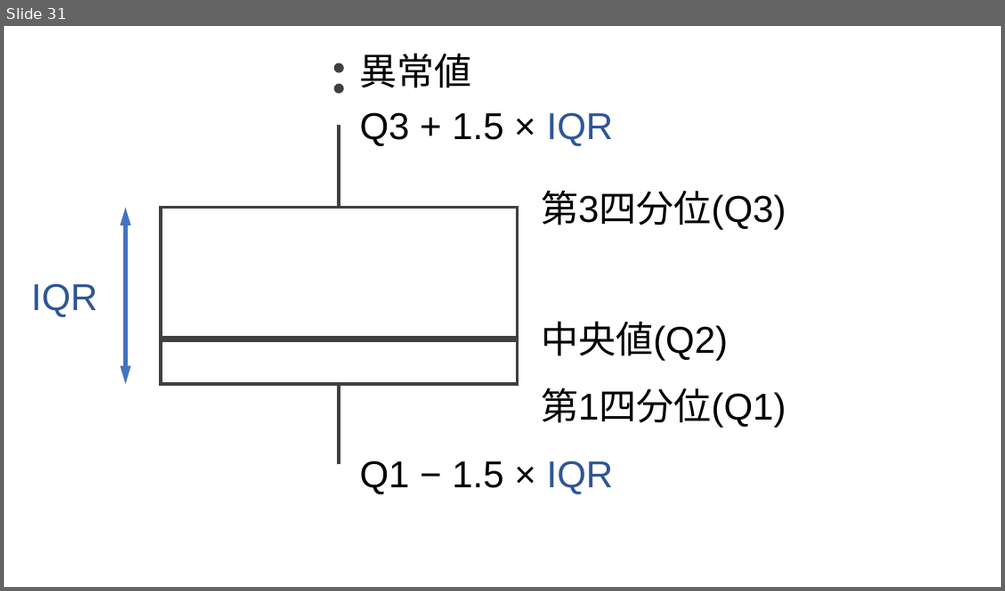
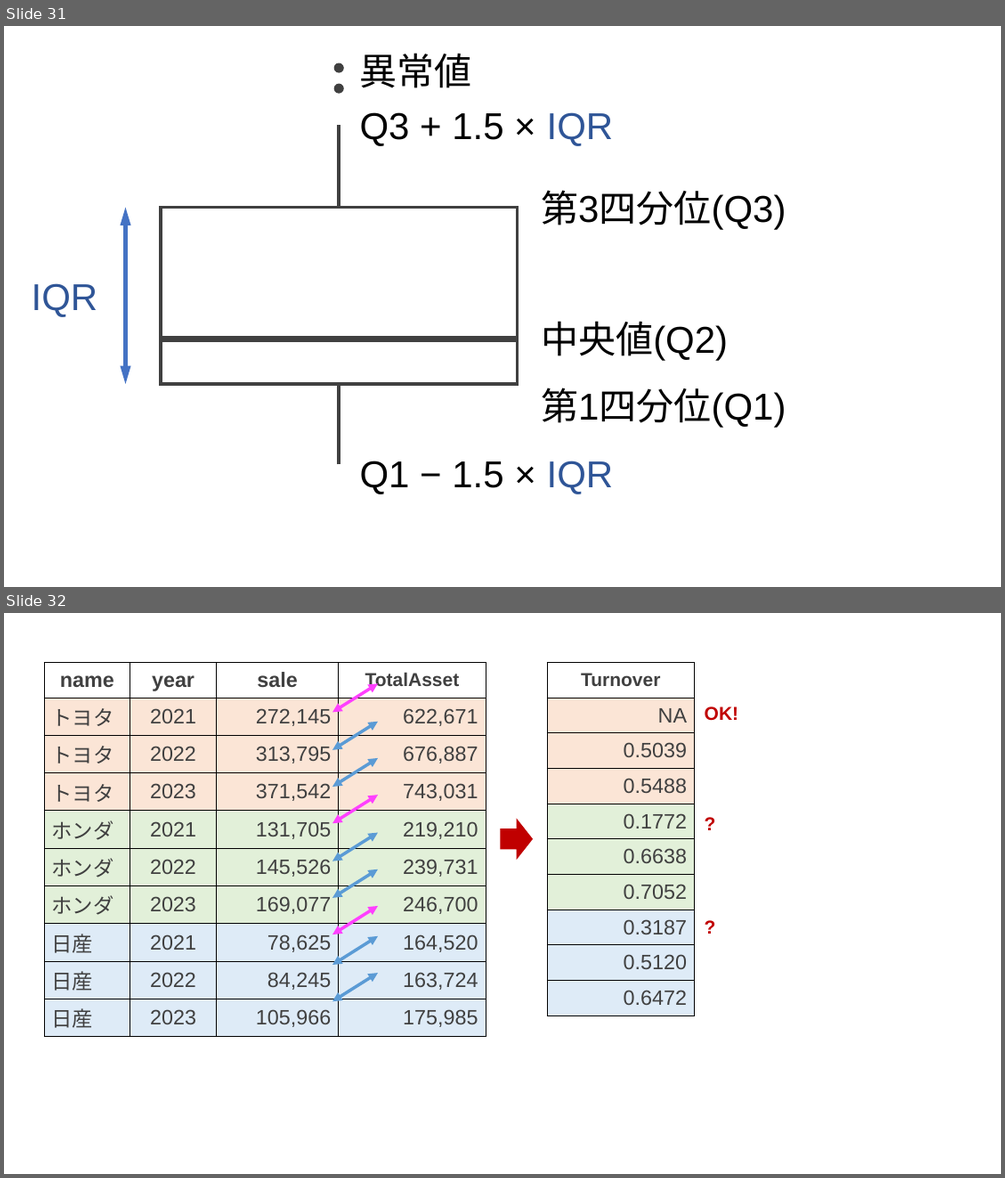
Before and after one commit to ma2ura/R4A, a slide deck: グラフno.pptx. Shown one above the other, each under a label of ours: slide 31 before the commit, slides 31 and 32 after it. The pictures are 1005x591 and 1005x1178 pixels, drawn with LibreOffice and Linux fonts; fonts in the diff are those of the drawing. Boxes give left, top, right and bottom in pixels: in the first picture for what was removed or moved away, otherwise in the second. Text is boxed around its words. In the diff, an @@ line names an element or a change of style, - is before the commit and + after.

```diff
--- a/グラフno.pptx
+++ b/グラフno.pptx
@@ slide 32 added at [4, 613, 1001, 1174], background #FFFFFF @@
@@ table added at [44, 662, 485, 1031], 10 rows, 4 columns @@
+name | year | sale | TotalAsset
+トヨタ | 2021 | 272,145 | 622,671
+トヨタ | 2022 | 313,795 | 676,887
+トヨタ | 2023 | 371,542 | 743,031
+ホンダ | 2021 | 131,705 | 219,210
+ホンダ | 2022 | 145,526 | 239,731
+ホンダ | 2023 | 169,077 | 246,700
+日産 | 2021 | 78,625 | 164,520
+日産 | 2022 | 84,245 | 163,724
+日産 | 2023 | 105,966 | 175,985
@@ table added at [547, 662, 695, 1015], 10 rows, 1 columns @@
+Turnover
+NA
+0.5039
+0.5488
+0.1772
+0.6638
+0.7052
+0.3187
+0.5120
+0.6472
@@ double arrow added from (332, 713) to (378, 683), #FF40FF 3 pt @@
@@ text added at [704, 706, 738, 721], 18 pt, text #C00000, bold @@
+OK!
@@ double arrow added from (332, 750) to (378, 722), #5B9BD5 3 pt @@
@@ double arrow added from (332, 787) to (378, 758), #5B9BD5 3 pt @@
@@ double arrow added from (332, 823) to (378, 795), #FF40FF 3 pt @@
@@ right arrow added at [500, 818, 533, 860], fill #C00000 @@
@@ text added at [697, 808, 777, 838], 18 pt, text #C00000, bold @@
+?
@@ double arrow added from (332, 861) to (378, 833), #5B9BD5 3 pt @@
@@ double arrow added from (332, 898) to (378, 869), #5B9BD5 3 pt @@
@@ double arrow added from (332, 934) to (378, 906), #FF40FF 3 pt @@
@@ text added at [697, 911, 777, 941], 18 pt, text #C00000, bold @@
+?
@@ double arrow added from (332, 965) to (378, 936), #5B9BD5 3 pt @@
@@ double arrow added from (332, 1001) to (378, 973), #5B9BD5 3 pt @@
```
Also in this commit, not shown: 11 other files.
